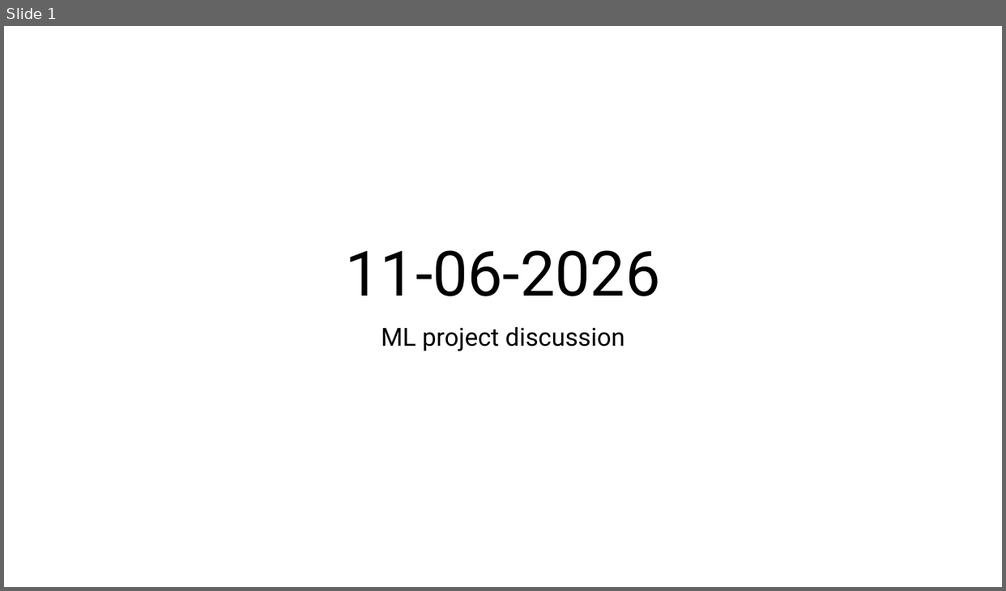
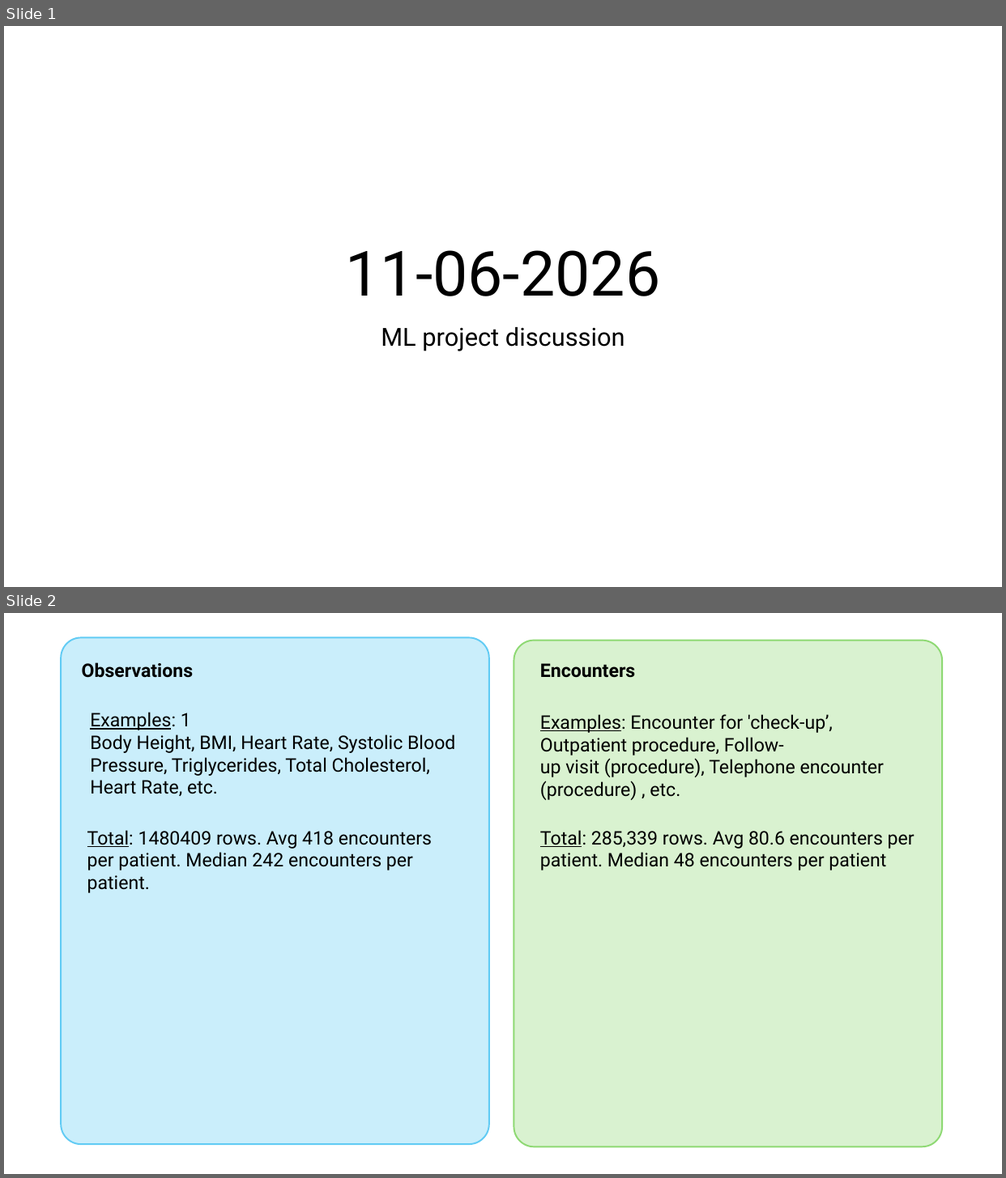
Before and after one commit to sophie-kearney/CVD_multimodal_prediction, a slide deck: meetings/11-06-2025.pptx. Shown one above the other, each under a label of ours: slide 1 before the commit, slides 1 and 2 after it. The pictures are 1006x591 and 1006x1178 pixels, drawn with LibreOffice and Linux fonts; fonts in the diff are those of the drawing. Boxes give left, top, right and bottom in pixels: in the first picture for what was removed or moved away, otherwise in the second. Text is boxed around its words. In the diff, an @@ line names an element or a change of style, - is before the commit and + after.

```diff
--- a/meetings/11-06-2025.pptx
+++ b/meetings/11-06-2025.pptx
@@ slide 2 added at [4, 613, 1002, 1174], background #FFFFFF @@
@@ rounded rectangle added at [61, 637, 489, 1144], fill #CAEEFB, outline #61CBF4 1.5 pt @@
@@ rounded rectangle added at [513, 640, 942, 1147], fill #D9F2D0, outline #8ED973 1.5 pt @@
@@ text added at [82, 662, 194, 678], 18 pt, text #000000, bold @@
+Observations
@@ text added at [540, 663, 635, 678], 18 pt, text #000000, bold @@
+Encounters
@@ text added at [90, 712, 455, 796], 18 pt, text #000000 @@
+Examples: 1
+Body Height, BMI, Heart Rate, Systolic Blood Pressure, Triglycerides, Total Cholesterol, Heart Rate, etc.
@@ text added at [540, 714, 884, 800], 18 pt, text #000000 @@
+Examples: Encounter for 'check-up’, Outpatient procedure, Follow-up visit (procedure), Telephone encounter (procedure) , etc.
@@ text added at [87, 830, 432, 871], 18 pt, text #000000 @@
+Total: 1480409 rows. Avg 418 encounters per patient. Median 242 encounters per patient.
@@ text added at [540, 830, 914, 871], 18 pt, text #000000 @@
+Total: 285,339 rows. Avg 80.6 encounters per patient. Median 48 encounters per patient
```
Also in this commit, not shown: 2 other slides added, 1 slide removed, 5 other files.
